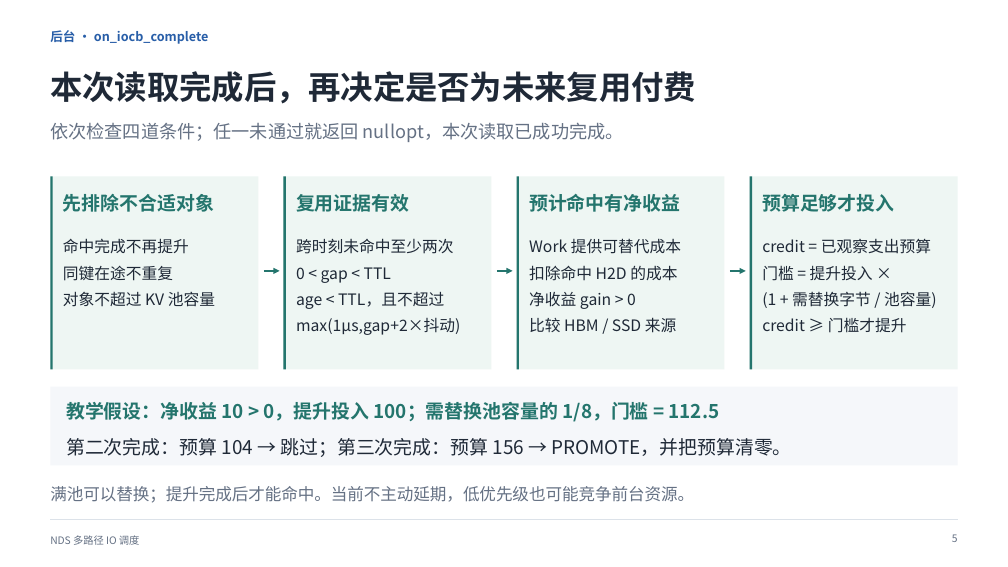
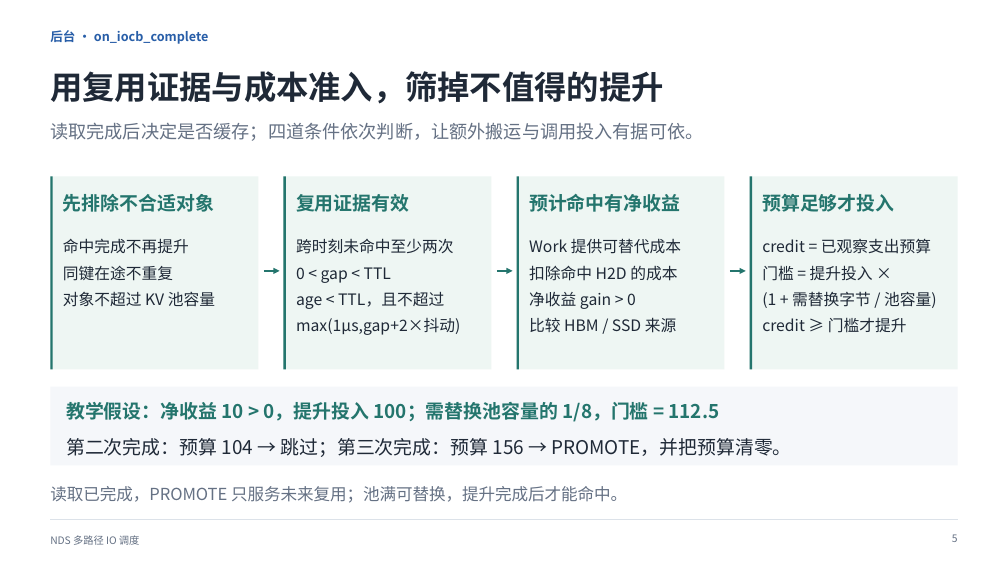
Before and after one commit to dpj135/hackathon, a slide deck: slide 6 of submissions/kaisennhu/07_答辩PPT/答辩介绍.pptx. Drawn at 1008x567 pixels with LibreOffice and Linux fonts; fonts in the diff are those of the drawing. Boxes give left, top, right and bottom in pixels: in the first picture for what was removed or moved away, otherwise in the second. Text is boxed around its words. In the diff, an @@ line names an element or a change of style, - is before the commit and + after.

```diff
--- a/submissions/kaisennhu/07_答辩PPT/答辩介绍.pptx
+++ b/submissions/kaisennhu/07_答辩PPT/答辩介绍.pptx
@@ text at box(50, 71, 663, 104): text changed @@
-本次读取完成后，再决定是否为未来复用付费
+用复用证据与成本准入，筛掉不值得的提升
@@ text at box(50, 123, 703, 141): text changed @@
-依次检查四道条件；任一未通过就返回 nullopt，本次读取已成功完成。
+读取完成后决定是否缓存；四道条件依次判断，让额外搬运与调用投入有据可依。
@@ text at box(50, 486, 627, 503): text changed @@
-满池可以替换；提升完成后才能命中。当前不主动延期，低优先级也可能竞争前台资源。
+读取已完成，PROMOTE 只服务未来复用；池满可替换，提升完成后才能命中。
```
Also in this commit, not shown: 4 other slides changed, 2 slides added, 2 slides removed, 3 other files.
